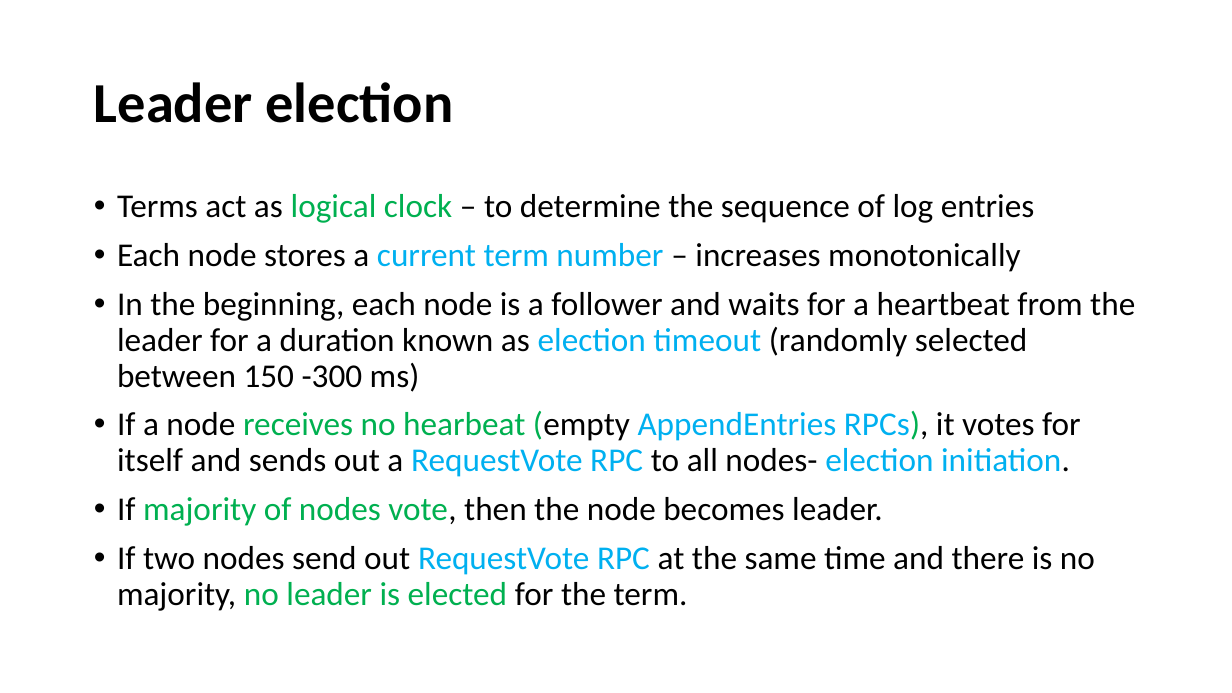
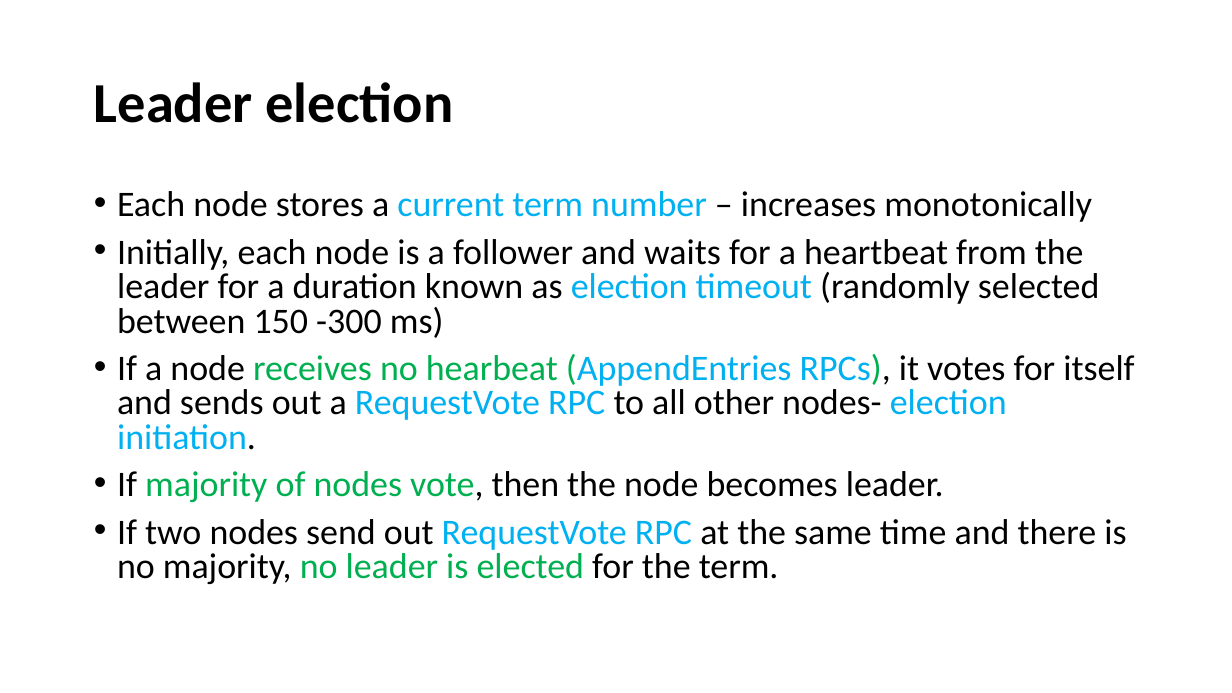
Before and after one commit to paulsaswata/public, a slide deck: slide 6 of The Raft Consensus Algorithm.pptx (slide 5 before the commit). Drawn at 1232x693 pixels with LibreOffice and Linux fonts; fonts in the diff are those of the drawing. Boxes give left, top, right and bottom in pixels: in the first picture for what was removed or moved away, otherwise in the second. Text is boxed around its words. In the diff, an @@ line names an element or a change of style, - is before the commit and + after.

```diff
--- a/The Raft Consensus Algorithm.pptx
+++ b/The Raft Consensus Algorithm.pptx
@@ text at (x1=117, y1=194, x2=1035, y2=223): paragraph removed @@
-• Terms act as logical clock – to determine the sequence of log entries
@@ text at (x1=117, y1=191, x2=1126, y2=584): size 25.9 to 28 pt in "Each node stores a current term number ...", "If majority of nodes vote, then the ...", "If two nodes send out RequestVote RPC ..."; line spacing 0.9 to 0.8 @@
@@ text at (x1=117, y1=239, x2=1134, y2=450): text changed; size 25.9 to 28 pt @@
-• In the beginning, each node is a follower and waits for a heartbeat from the leader for a duration known as election timeout (randomly selected between 150 -300 ms)
-• If a node receives no hearbeat (empty AppendEntries RPCs), it votes for itself and sends out a RequestVote RPC to all nodes- election initiation.
+• Initially, each node is a follower and waits for a heartbeat from the leader for a duration known as election timeout (randomly selected between 150 -300 ms)
+• If a node receives no hearbeat (AppendEntries RPCs), it votes for itself and sends out a RequestVote RPC to all other nodes- election initiation.
```
Also in this commit, not shown: 8 other slides changed, 4 slides added.
